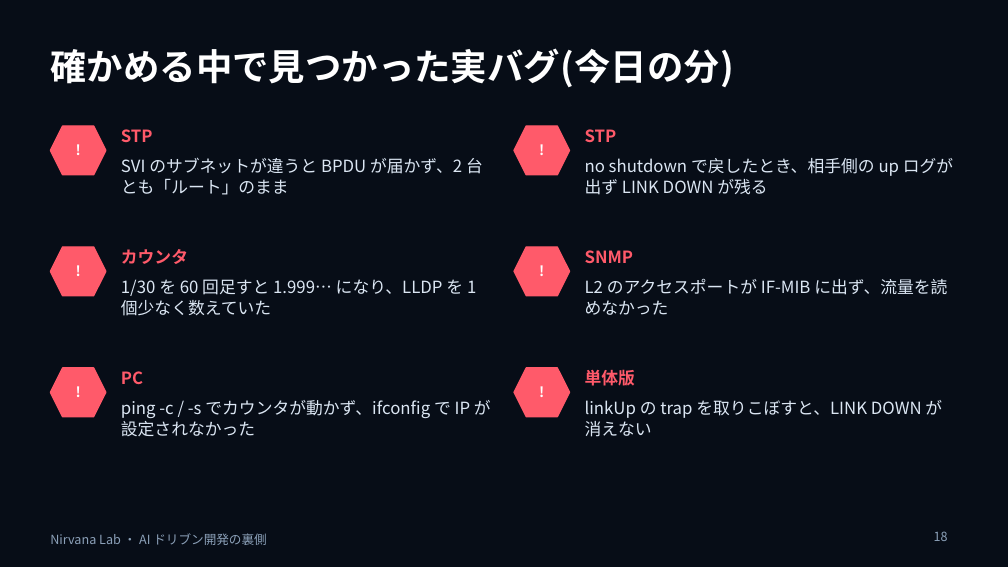
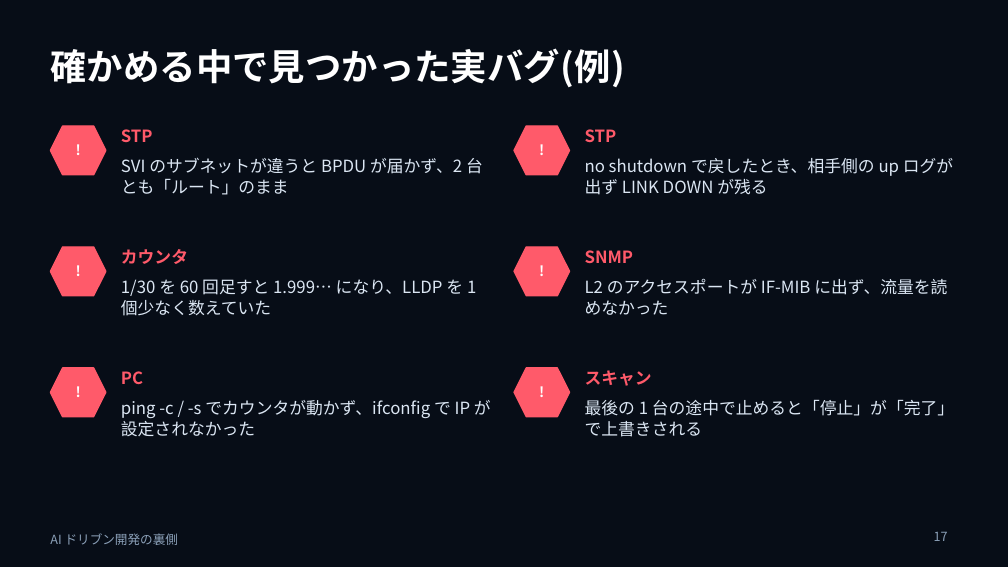
Before and after one commit to w-index-m/nirvana-lab, a slide deck: slide 17 of docs/ai-driven-dev-behind-the-scenes.pptx (slide 18 before the commit). Drawn at 1008x567 pixels with LibreOffice and Linux fonts; fonts in the diff are those of the drawing. Boxes give left, top, right and bottom in pixels: in the first picture for what was removed or moved away, otherwise in the second. Text is boxed around its words. In the diff, an @@ line names an element or a change of style, - is before the commit and + after.

```diff
--- a/docs/ai-driven-dev-behind-the-scenes.pptx
+++ b/docs/ai-driven-dev-behind-the-scenes.pptx
@@ title at (50, 48, 624, 87): text changed @@
-確かめる中で見つかった実バグ(今日の分)
+確かめる中で見つかった実バグ(例)
@@ text at (585, 370, 652, 386): text changed @@
-単体版
+スキャン
@@ text at (585, 400, 954, 437): text changed @@
-linkUp の trap を取りこぼすと、LINK DOWN が消えない
+最後の 1 台の途中で止めると「停止」が「完了」で上書きされる
@@ text at (50, 533, 179, 545): text changed @@
-Nirvana Lab ・ AI ドリブン開発の裏側
+AI ドリブン開発の裏側
@@ page number at (934, 532, 948, 541): text changed @@
-18
+17
```
Also in this commit, not shown: 20 other slides changed, 1 slide added, 4 slides removed, 3 other files.
